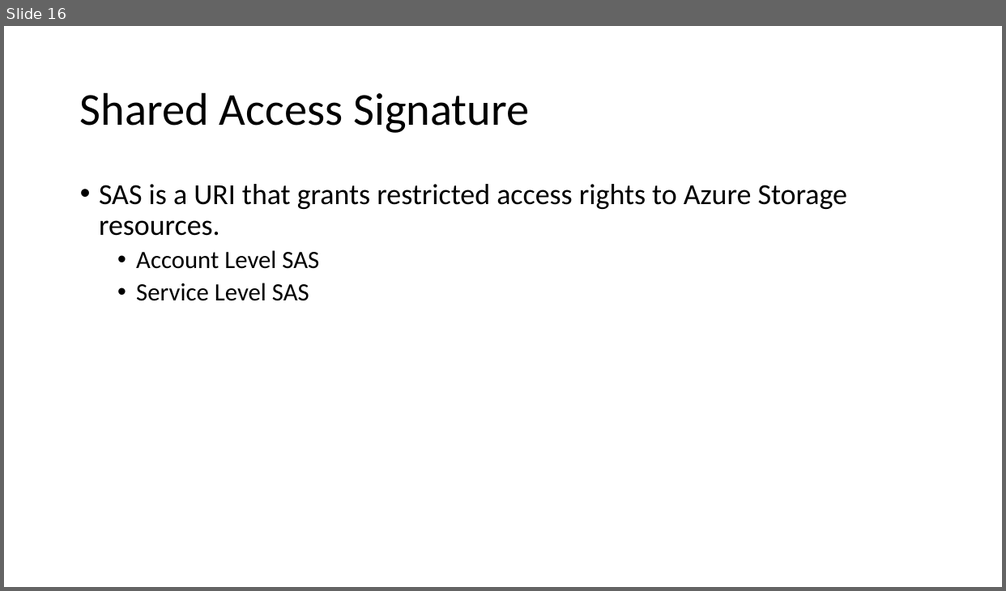
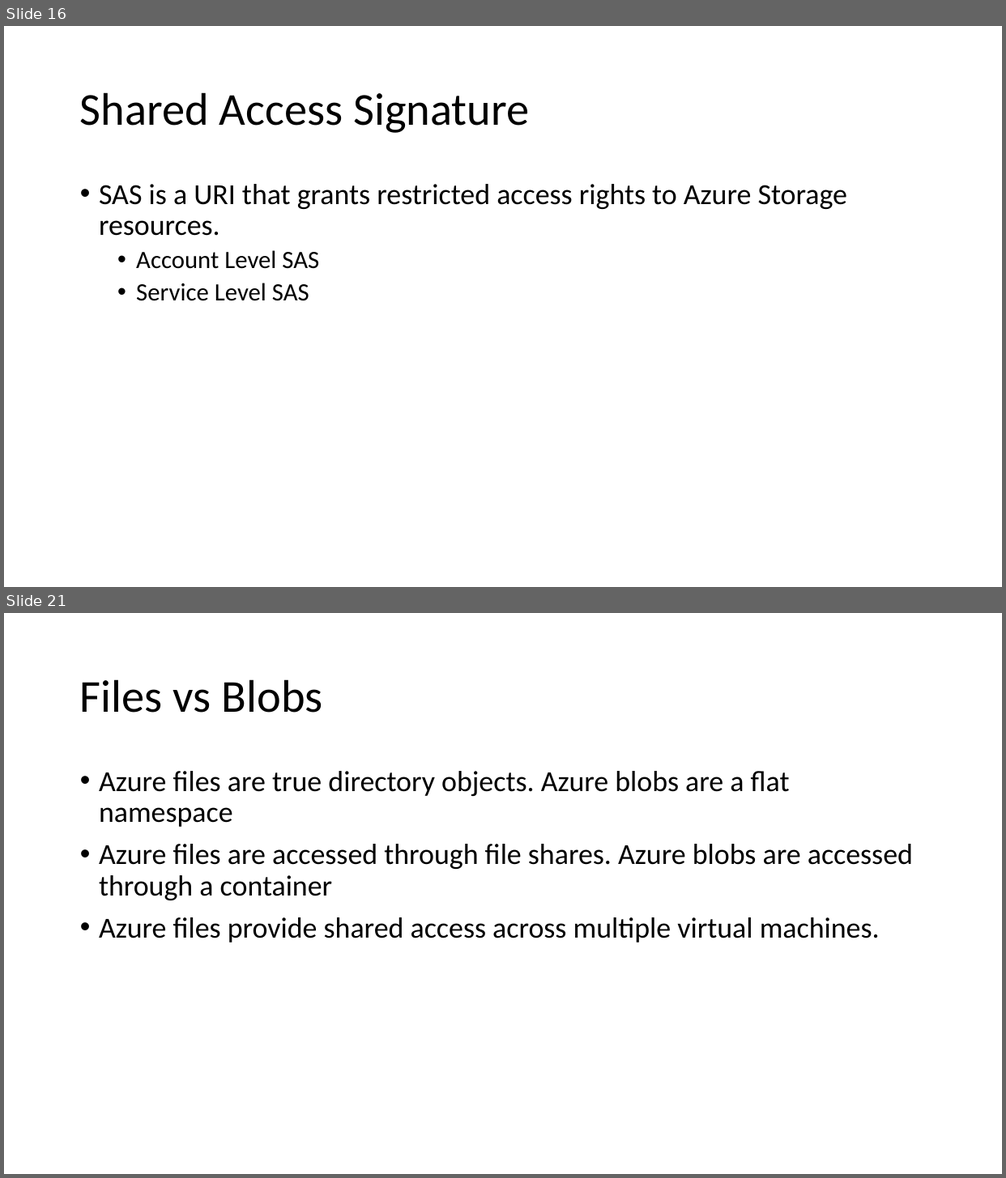
Before and after one commit to ayushrathi15/9July-AZ104, a slide deck: Azure Storage.pptx. Shown one above the other, each under a label of ours: slide 16 before the commit, slides 16 and 21 after it; the slides between them are not shown. The pictures are 1006x591 and 1006x1178 pixels, drawn with LibreOffice and Linux fonts; fonts in the diff are those of the drawing. Boxes give left, top, right and bottom in pixels: in the first picture for what was removed or moved away, otherwise in the second. Text is boxed around its words. In the diff, an @@ line names an element or a change of style, - is before the commit and + after.

```diff
--- a/Azure Storage.pptx
+++ b/Azure Storage.pptx
@@ slide 21 added at (4,613,1002,1174), background #FFFFFF @@
@@ title added at (80,679,323,713), 44 pt, text #000000 @@
+Files vs Blobs
@@ text added at (99,771,913,943), 28 pt, text #000000 @@
+• Azure files are true directory objects. Azure blobs are a flat namespace
+• Azure files are accessed through file shares. Azure blobs are accessed through a container
+• Azure files provide shared access across multiple virtual machines.
```
Also in this commit, not shown: 1 slide changed, 7 other slides added.
